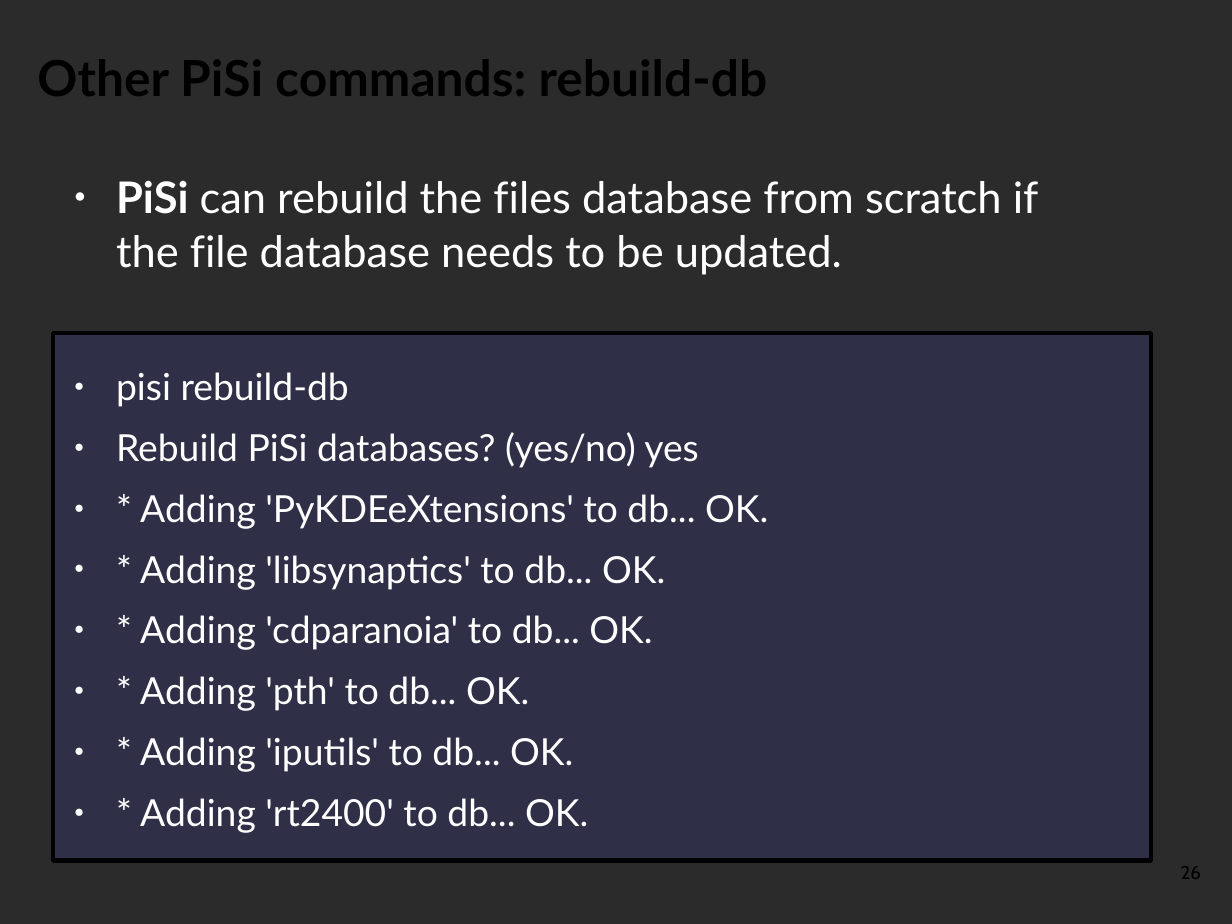
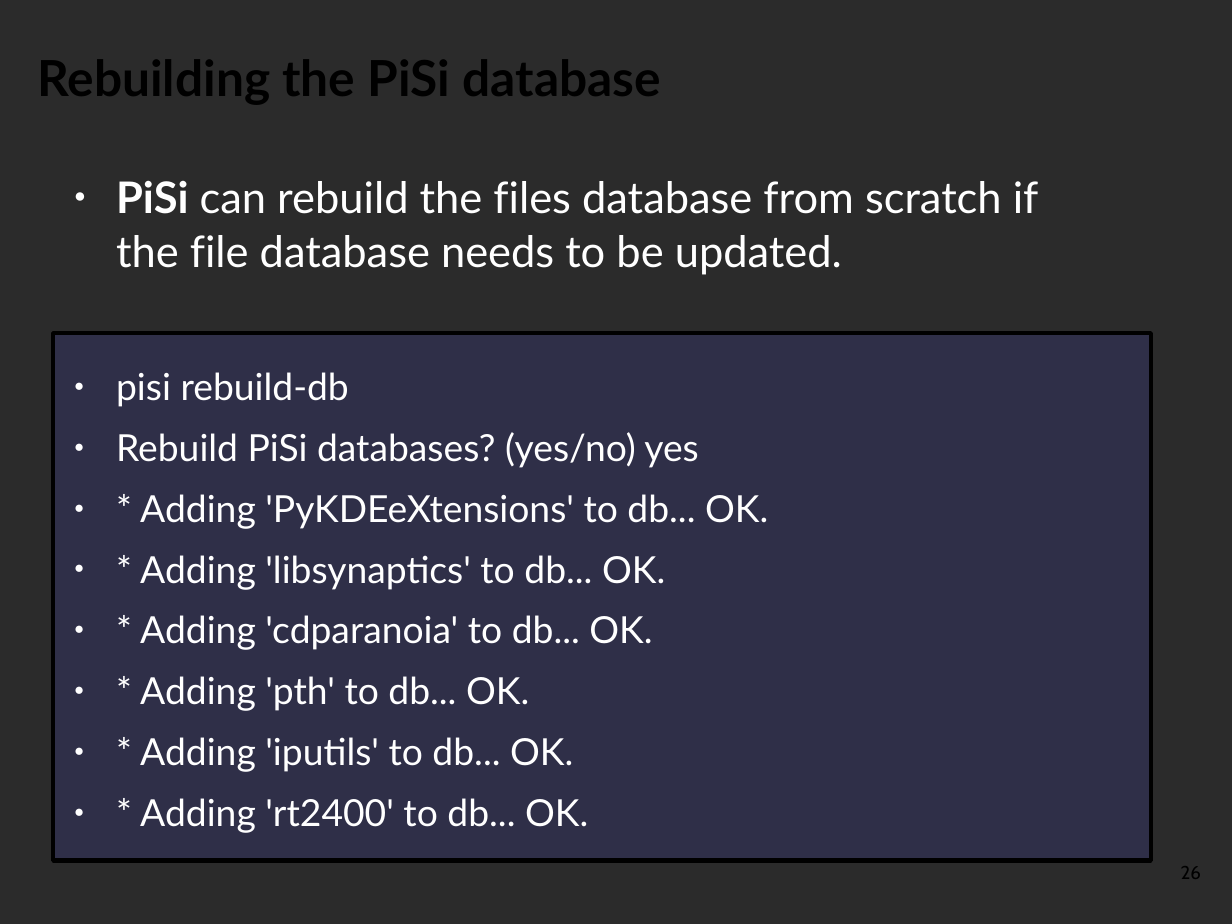
Before and after one commit to pars-linux/uludag, a slide deck: slide 26 of promotion/presentations/PardusGenel/introduction-to-pisi.odp. Drawn at 1232x924 pixels with LibreOffice and Linux fonts; fonts in the diff are those of the drawing; background and template pictures are left out; a plain dark background stands for a picture behind light text. Boxes give left, top, right and bottom in pixels: in the first picture for what was removed or moved away, otherwise in the second. Text is boxed around its words. In the diff, an @@ line names an element or a change of style, - is before the commit and + after.

```diff
--- a/promotion/presentations/PardusGenel/introduction-to-pisi.odp
+++ b/promotion/presentations/PardusGenel/introduction-to-pisi.odp
@@ title at [37, 60, 661, 105]: text changed @@
-Other PiSi commands: rebuild-db
+Rebuilding the PiSi database
```
Also in this commit, not shown: 13 other slides changed, 1 slide added.
